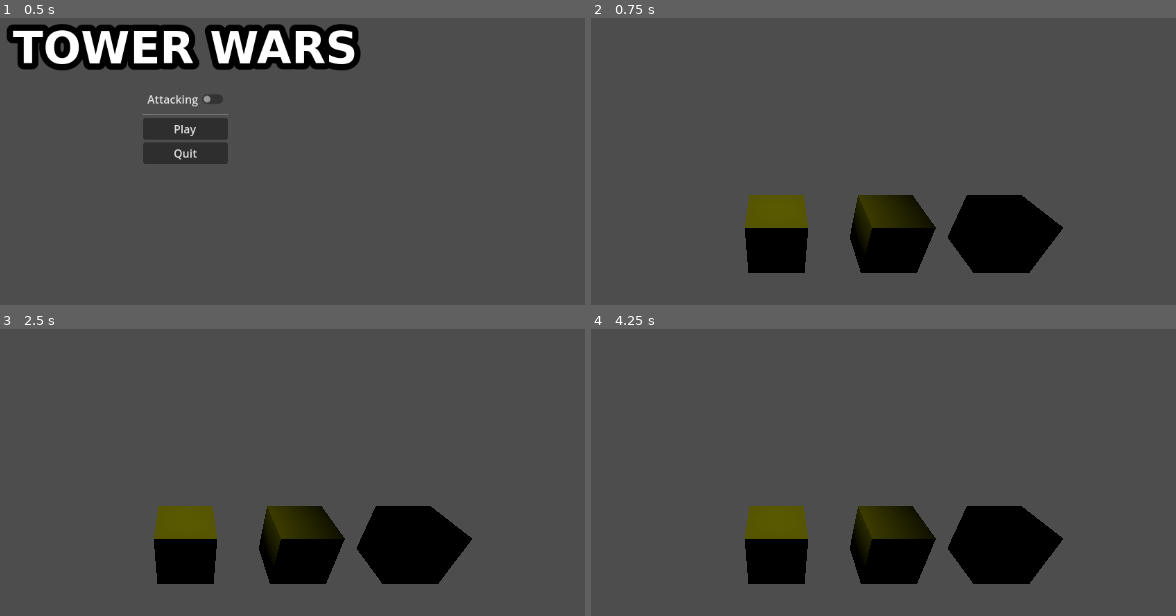
Above: before the commit, frames 1-4 (two rows, left to right).
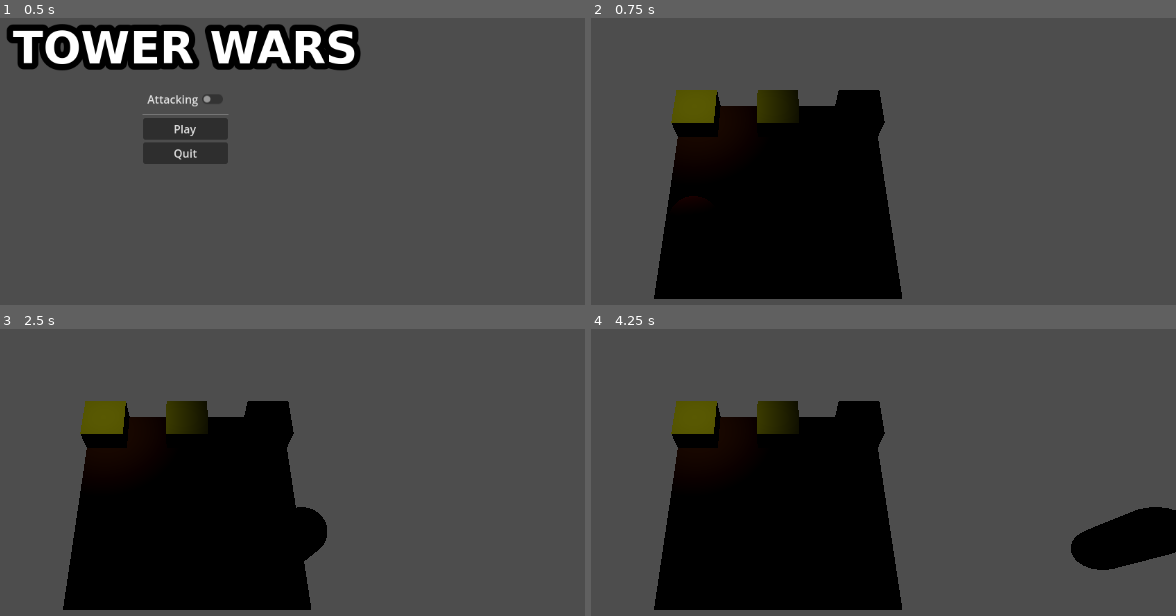
Above: after the commit, the same moments.

Repository: StefanHolst/LD57
Game: Godot game, scene res://Menu/menu.tscn
The game is run twice, just before and just after one commit, with the same random seed, the same clock (stepped at 60 frames per second) and the same inputs.
Inputs:
- Up to frame 1 (0.5 s): no input
- Up to frame 2 (0.75 s): click "Play" at 0.5 s
- Up to frame 3 (2.5 s): tap Enter at 1.25 s; tap Space at 2 s
- Up to frame 4 (4.25 s): no input

Frame 1 is identical in both runs. In frame 2, 30% of the frame differs, in the area x 10-81%, y 25-98%; in frame 3, 29%; in frame 4, 32%, in the area x 10-100%, y 25-98%.

Commit message:
Added more game logic

Diff:
--- a/Game.tscn
+++ b/Game.tscn
@@ -6,7 +6,10 @@
 script = ExtResource("1_wbfu4")
 
 [node name="Camera3D" type="Camera3D" parent="."]
-transform = Transform3D(1, 0, 0, 0, 0.788913, 0.614506, 0, -0.614506, 0.788913, 0, 3.2603, 4.16629)
+transform = Transform3D(1, 0, 0, 0, 0.358303, 0.933606, 0, -0.933606, 0.358303, 1.9658, 5.97313, 5.35423)
 
 [node name="SpotLight3D" type="SpotLight3D" parent="."]
 transform = Transform3D(1, 0, 0, 0, -0.011292, 0.999936, 0, -0.999936, -0.011292, 0, 4.42668, 0)
+
+[node name="GridMap" type="GridMap" parent="."]
+cell_size = Vector3(1, 1, 1)
--- /dev/null
+++ b/Map/FloorScene.tscn
@@ -0,0 +1,13 @@
+[gd_scene load_steps=3 format=3 uid="uid://dwbbbj61kx0e7"]
+
+[sub_resource type="StandardMaterial3D" id="StandardMaterial3D_5fwat"]
+albedo_color = Color(0.579196, 0.285278, 0.0785984, 1)
+
+[sub_resource type="PlaneMesh" id="PlaneMesh_c5ggv"]
+material = SubResource("StandardMaterial3D_5fwat")
+size = Vector2(1, 1)
+
+[node name="Node3D" type="Node3D"]
+
+[node name="MeshInstance3D" type="MeshInstance3D" parent="."]
+mesh = SubResource("PlaneMesh_c5ggv")
--- a/Map/Map.gd
+++ b/Map/Map.gd
@@ -1,29 +1,63 @@
 class_name Map
 
-var route_points: Array = []
+var floorScene = preload("res://Map/FloorScene.tscn")
+var routeScene = preload("res://Map/RouteScene.tscn")
+
+var map_floor: Array = []
+var route: Array     = []
+var route_lookup = {}
 var towers: Array = []
 var units: Array = []
 
 func _init() -> void:
+	# Create route
+	for x in range(0, 5):
+		var scene = routeScene.instantiate() as Node3D
+		scene.position = Vector3(x, 0, 3)
+		route.append(scene)
+		route_lookup[scene.position] = scene
+
+	# Generate floor
+	for y in range(0, 5):
+		for x in range(0, 5):
+			var pos = Vector3(x, 0, y)
+			if (route_lookup.has(pos) == false):
+				var scene = floorScene.instantiate() as Node3D
+				scene.position = pos
+				map_floor.append(scene)
+
 	# Create test towers
 	for i in range(0, 3):
 		var tower1 = RocketTower.new()
 		tower1.position = Vector3(i * 2, 0, 0)
 		towers.append(tower1)
 
+	# Create test units
+	for i in range(0, 3):
+		var unit = Soldier.new()
+		unit.position = Vector3(0, 0, 3)
+		units.append(unit)
 
-#	# Create test units
-#	var unit1 = Soldier.new(Vector2(1, 1))
-#	units.append(unit1)
+func add_to_scene(node: Node3D):
+	for f in map_floor:
+		node.add_child(f)
+	for r in route:
+		node.add_child(r)
+	for t in towers:
+		node.add_child(t)
+	for u in units:
+		node.add_child(u)
 
-	# Create test route points
-#	route_points.append(Vector2(1, 1))
-#	route_points.append(Vector2(2, 1))
-#	route_points.append(Vector2(3, 1))
+func move_units():
+	for unit in units:
+		if unit.should_move():
+			move_unit(unit, Vector3(0.1, 0, 0))
+
+func move_unit(unit: Unit, target: Vector3):
+	# Move the unit towards the target
+	unit.position = (target + unit.position)
 
 
-func move_units():
-	pass
 #   {
 #      for each unit in units:
 #         move unit to next point
--- /dev/null
+++ b/Map/RouteScene.tscn
@@ -0,0 +1,13 @@
+[gd_scene load_steps=3 format=3 uid="uid://ca7hgqv7q8505"]
+
+[sub_resource type="StandardMaterial3D" id="StandardMaterial3D_5fwat"]
+albedo_color = Color(0.349782, 0.350419, 0.364083, 1)
+
+[sub_resource type="PlaneMesh" id="PlaneMesh_c5ggv"]
+material = SubResource("StandardMaterial3D_5fwat")
+size = Vector2(1, 1)
+
+[node name="Node3D" type="Node3D"]
+
+[node name="MeshInstance3D" type="MeshInstance3D" parent="."]
+mesh = SubResource("PlaneMesh_c5ggv")
--- a/Towers/RocketTower.gd
+++ b/Towers/RocketTower.gd
@@ -5,7 +5,6 @@
 func _init() -> void:
 	self.add_child(rocketTowerScene.instantiate() as Node3D)
 
-	# Initialize the tower with specific properties
 	attack_range = 200
 	attack_damage = 50
 	attack_speed = 1.0
--- a/Towers/Tower.gd
+++ b/Towers/Tower.gd
@@ -13,6 +13,7 @@
 var cost: int
 var sell_value: int
 
+# Logic
 func unit_in_range(unit):
 	# Check if the unit is within range
 	return position.distance_to(unit.position) <= attack_range
--- a/Units/Soldier.gd
+++ b/Units/Soldier.gd
@@ -1,9 +1,12 @@
 class_name Soldier extends Unit
 
+var soldierScene = preload("res://Units/SoldierScene.tscn")
+
 func _init() -> void:
-	# Initialize the unit with specific properties
+	self.add_child(soldierScene.instantiate() as Node3D)
+
 	health = 100
-	speed = 5
+	speed = 0.1
 
 	upgrade_cost = 50
 	upgrade_health = 20
--- /dev/null
+++ b/Units/SoldierScene.tscn
@@ -0,0 +1,12 @@
+[gd_scene load_steps=3 format=3 uid="uid://07kkfn5jc0s2"]
+
+[sub_resource type="StandardMaterial3D" id="StandardMaterial3D_poawm"]
+albedo_color = Color(0.858163, 0, 0.173531, 1)
+
+[sub_resource type="CapsuleMesh" id="CapsuleMesh_poawm"]
+material = SubResource("StandardMaterial3D_poawm")
+
+[node name="SoldierScene" type="Node3D"]
+
+[node name="MeshInstance3D" type="MeshInstance3D" parent="."]
+mesh = SubResource("CapsuleMesh_poawm")
--- a/Units/Unit.gd
+++ b/Units/Unit.gd
@@ -1,7 +1,8 @@
-class_name Unit
+class_name Unit extends Node3D
 
+# Properties
 var health: int
-var speed: int
+var speed: float # how many times the unit can move in a second
 
 var upgrade_cost: int
 var upgrade_health: int
@@ -10,4 +11,12 @@
 var cost: int
 var sell_value: int
 
-var position: Vector2
+var last_move: float = 0.0
+func should_move():
+	var speed_target = 1000.0 / speed
+	# check if the unit should move
+	last_move += Time.get_ticks_msec()
+	if (last_move >= speed_target):
+		last_move = 0.0
+		return true
+	return false
--- a/game.gd
+++ b/game.gd
@@ -3,6 +3,7 @@
 var map = Map.new()
 
 func _ready() -> void:
-	for tower in map.towers:
-		print(tower)
-		self.add_child(tower)
+	map.add_to_scene(self)
+
+func _process(_delta: float) -> void:
+	map.move_units()
